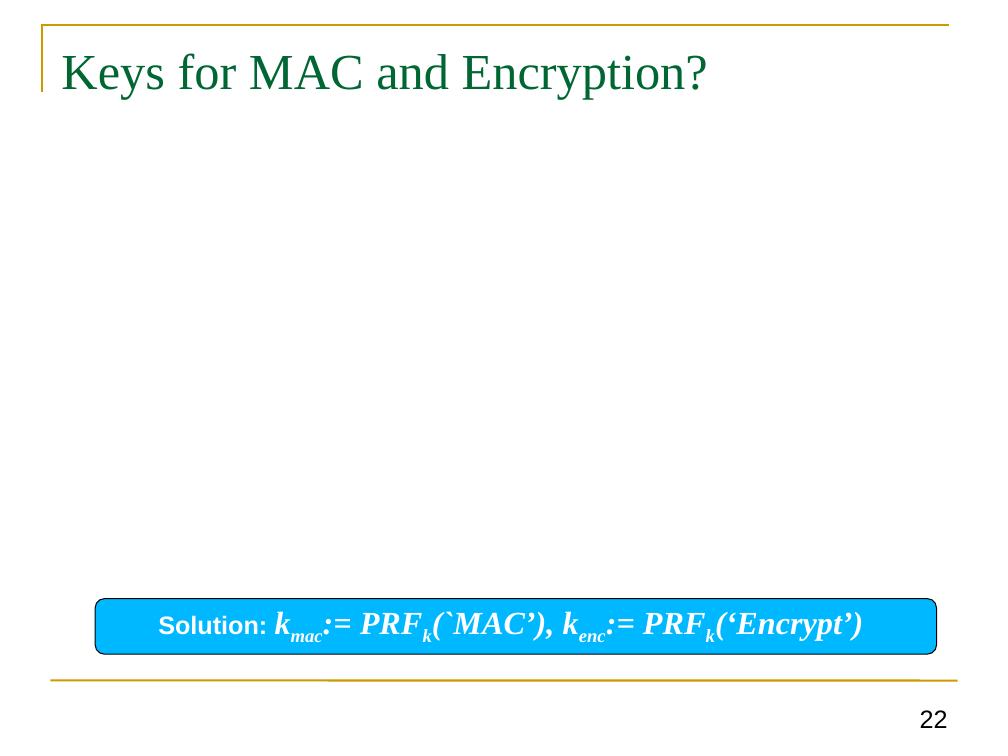
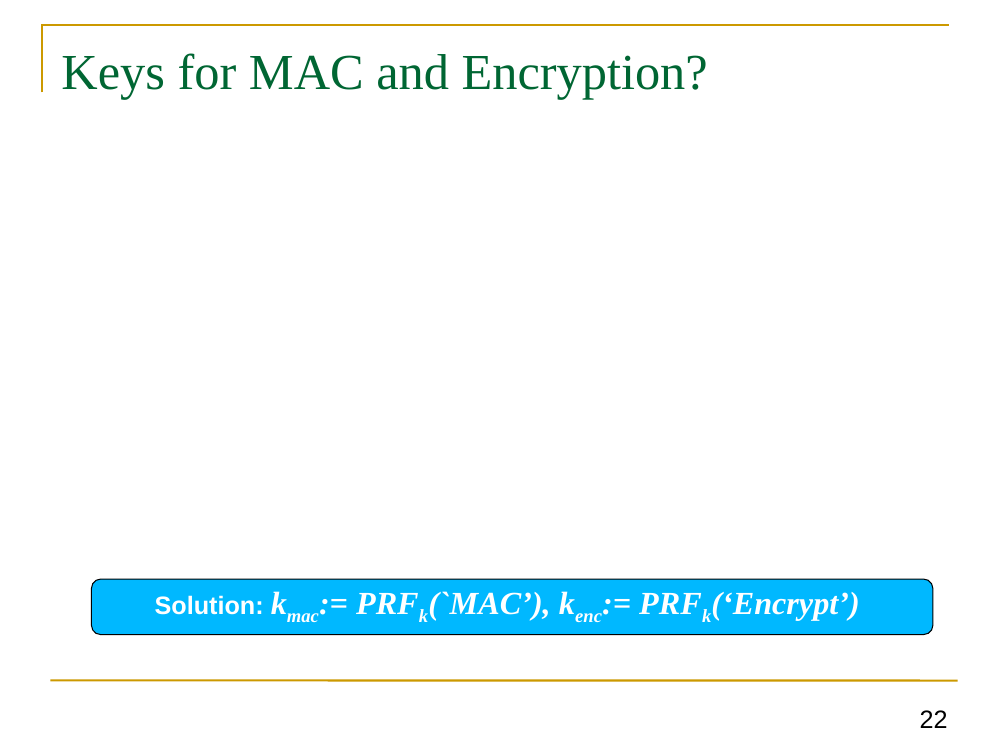
Before and after one commit to GhadaAlmashaqbeh/GhadaAlmashaqbeh.github.io, a slide deck: slide 22 of courses/cse3400-f2026/lecture5.pptx. Drawn at 1008x756 pixels with LibreOffice and Linux fonts; fonts in the diff are those of the drawing; grey boxes stand for pictures. Boxes give left, top, right and bottom in pixels: in the first picture for what was removed or moved away, otherwise in the second. Text is boxed around its words. In the diff, an @@ line names an element or a change of style, - is before the commit and + after.

```diff
--- a/courses/cse3400-f2026/lecture5.pptx
+++ b/courses/cse3400-f2026/lecture5.pptx
@@ rounded rectangle "Solution: kmac:= PRFk(`MAC’), kenc:= PRFk(‘Encrypt’)": place and size @@
-rounded rectangle "Solution: kmac:= PRFk(`MAC’), kenc:= PRFk(‘Encrypt’)" at <box>95,599,936,654</box>
+rounded rectangle "Solution: kmac:= PRFk(`MAC’), kenc:= PRFk(‘Encrypt’)" at <box>92,579,933,634</box>
```
Also in this commit, not shown: 1 other slide changed, 11 other files.
